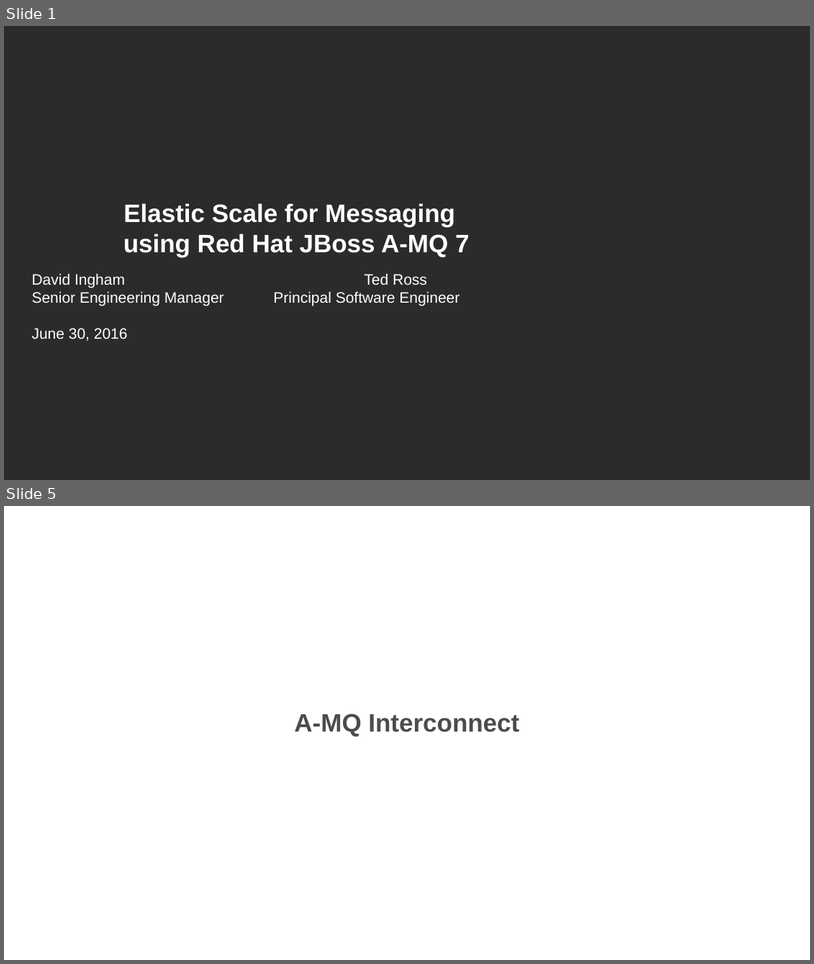
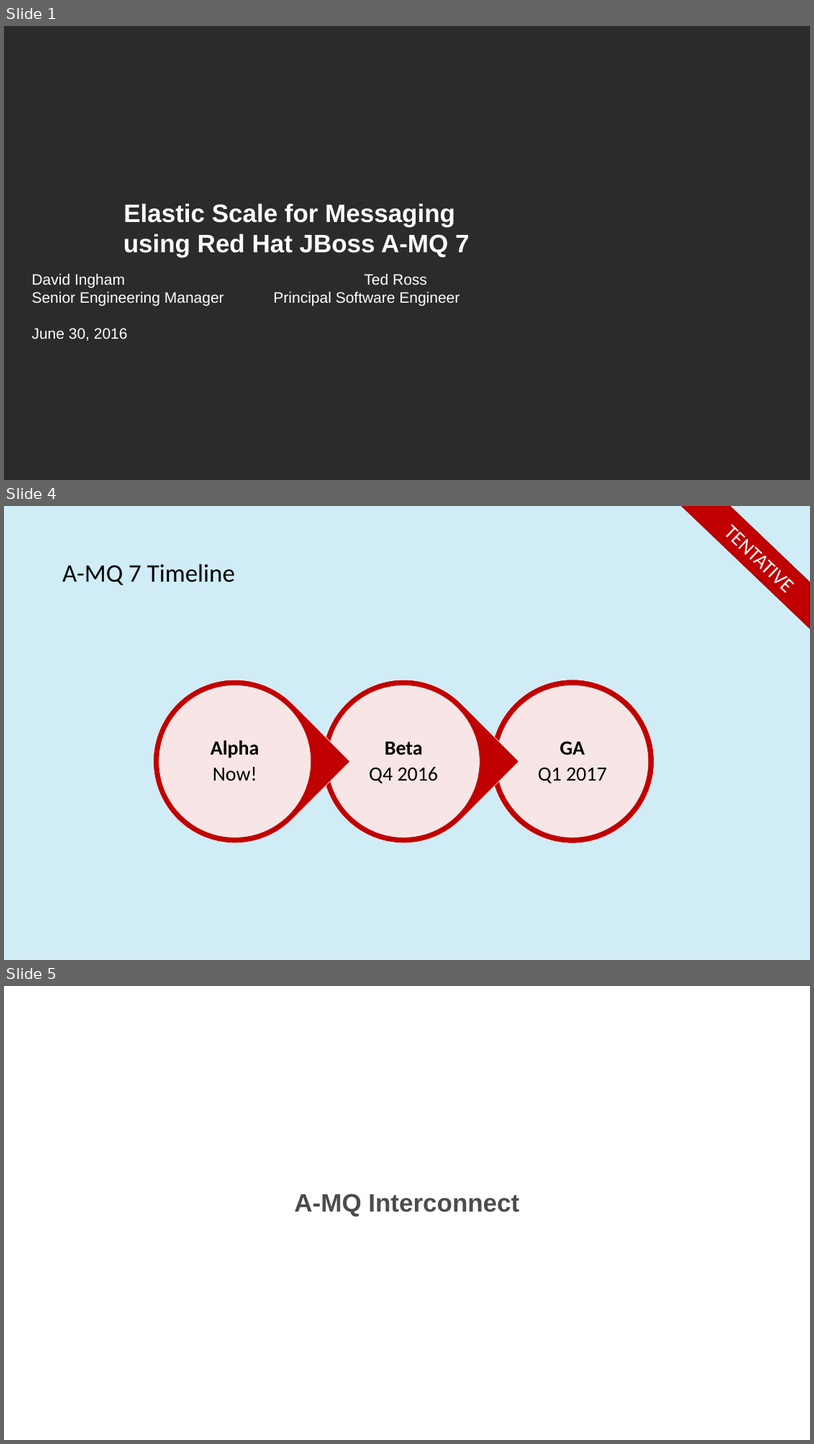
Before and after one commit to ted-ross/summit2016, a slide deck: slides/ElasticScale.odp. Shown one above the other, each under a label of ours: slides 1 and 5 before the commit, slides 1, 4 and 5 after it; the slides between them are not shown. The pictures are 814x964 and 814x1444 pixels, drawn with LibreOffice and Linux fonts; fonts in the diff are those of the drawing; background and template pictures are left out; a plain dark background stands for a picture behind light text. Boxes give left, top, right and bottom in pixels: in the first picture for what was removed or moved away, otherwise in the second. Text is boxed around its words. In the diff, an @@ line names an element or a change of style, - is before the commit and + after.

```diff
--- a/slides/ElasticScale.odp
+++ b/slides/ElasticScale.odp
@@ slide 4 added at (4, 506, 810, 960), background #D0ECF6 @@
@@ freeform shape added at (649, 506, 810, 665), fill #C00000, outline #8C0000 0.99 pt, 48 pt, text #FFFFFF @@
+TENTATIVE
@@ title added at (62, 564, 235, 585), 60 pt, text #000000 @@
+A-MQ 7 Timeline
@@ freeform shape added at (120, 646, 350, 876), fill #C00000, outline #FFFFFF 0.99 pt @@
@@ freeform shape added at (288, 646, 519, 876), fill #C00000, outline #FFFFFF 0.99 pt @@
@@ freeform shape added at (159, 685, 311, 837), fill #FFFFFF at 90% opacity, outline #C00000 0.99 pt, 48 pt, text #000000, bold @@
+Alpha
+Now!
@@ freeform shape added at (327, 685, 480, 837), fill #FFFFFF at 90% opacity, outline #C00000 0.99 pt, 48 pt, text #000000 @@
+Beta
+Q4 2016
@@ freeform shape added at (491, 680, 654, 843), fill #C00000, outline #FFFFFF 0.99 pt @@
@@ freeform shape added at (496, 685, 649, 837), fill #FFFFFF at 90% opacity, outline #C00000 0.99 pt, 48 pt, text #000000 @@
+GA
+Q1 2017
```
Also in this commit, not shown: 2 slides changed, 3 other slides added, 2 slides removed, 1 other file.
